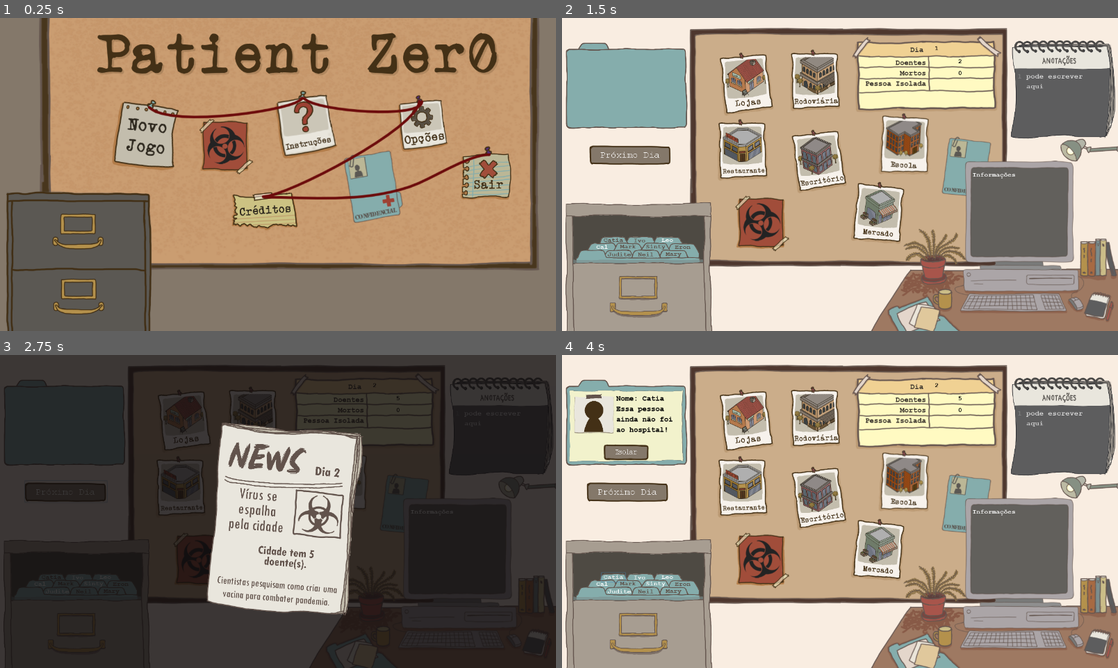
Above: before the commit, frames 1-4 (two rows, left to right).
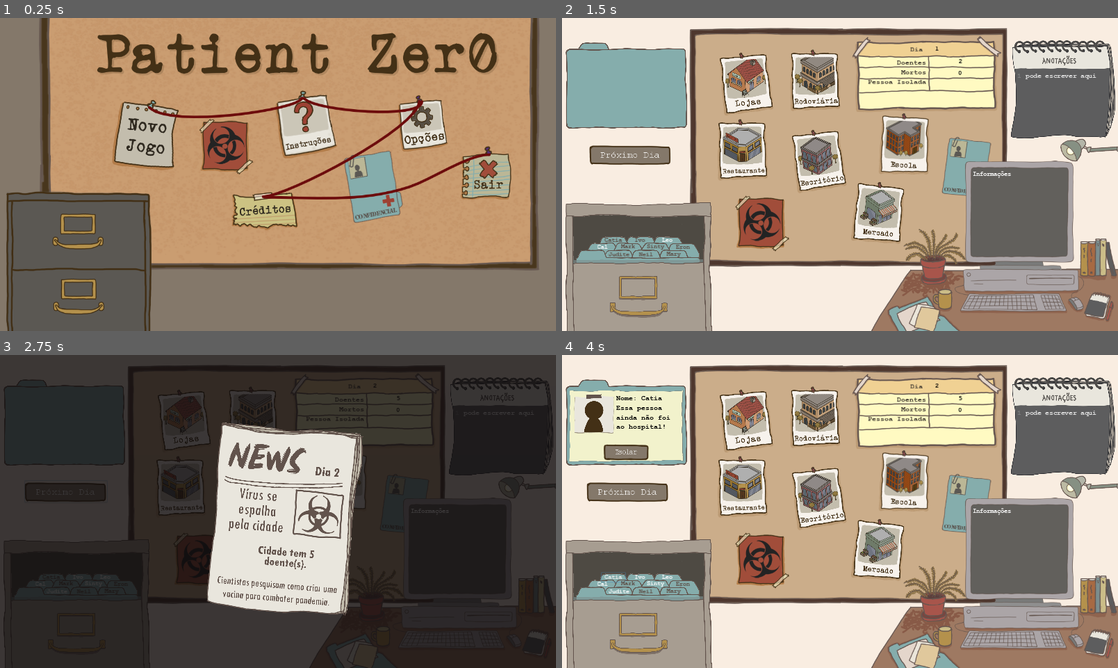
Above: after the commit, the same moments.

Repository: claraig/PatientZero
Game: Godot game, scene res://scenes/Menu.tscn
Same seed, same stepped clock (60 frames per second), same inputs: the game is played once before the commit and once after it.
Inputs (mouse positions are in pixels of both pictures, inside the frame that each line leads up to):
- Up to frame 1 (0.25 s): no input
- Up to frame 2 (1.5 s): click (706, 136) at 0.5 s; click (628, 155) at 1.25 s
- Up to frame 3 (2.75 s): click (66, 492) at 2 s
- Up to frame 4 (4 s): click (745, 420) at 2.77 s; click "Catia" at 3.5 s

The runs differ from the first frame. In frame 1, 0.1% of the frame differs, in the area x 20-88%, y 24-64%; in frame 2, 2.2%; in frame 3, 0.9%; in frame 4, 2.7%, in the area x 0-100%, y 7-100%.

Commit message:
ajuste na resolução. agora redimensiona quando maximizado.

Diff:
--- a/project.godot
+++ b/project.godot
@@ -26,6 +26,8 @@
 
 window/size/width=1280
 window/size/height=720
+window/stretch/mode="2d"
+window/stretch/aspect="keep"
 
 [input]
 
--- a/scenes/town.tscn
+++ b/scenes/town.tscn
@@ -584,6 +584,7 @@
 margin_top = 171.784
 margin_right = 980.537
 margin_bottom = 200.784
+custom_fonts/font = ExtResource( 20 )
 custom_colors/font_color = Color( 0, 0, 0, 1 )
 align = 1
 valign = 1
